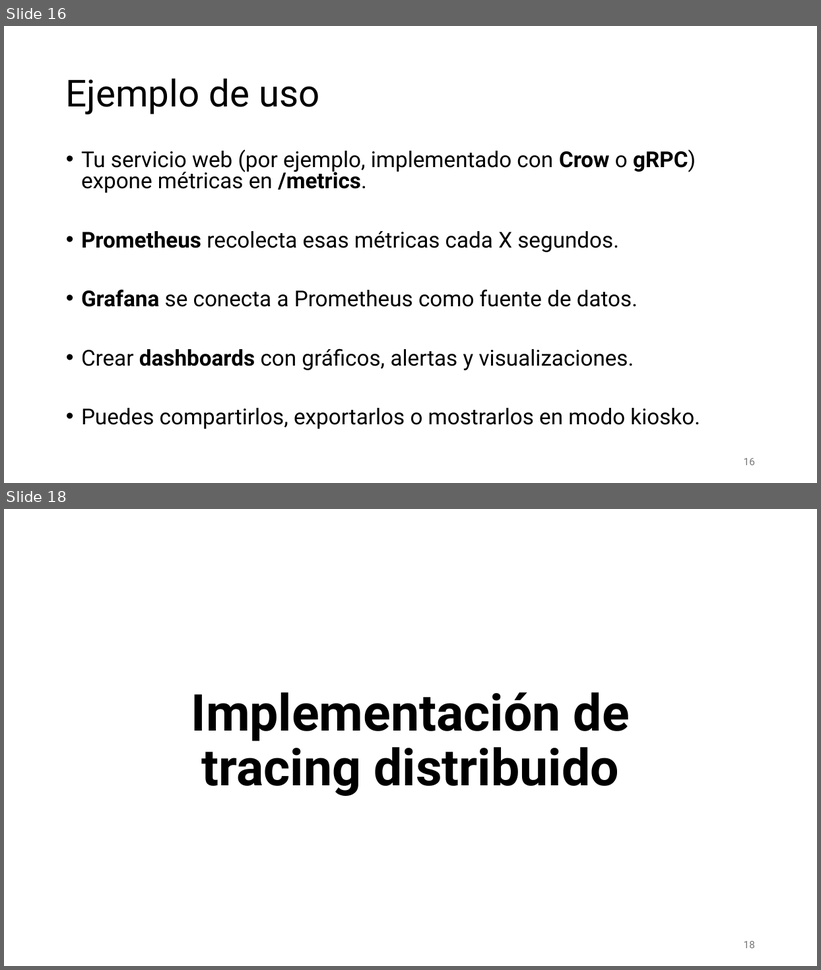
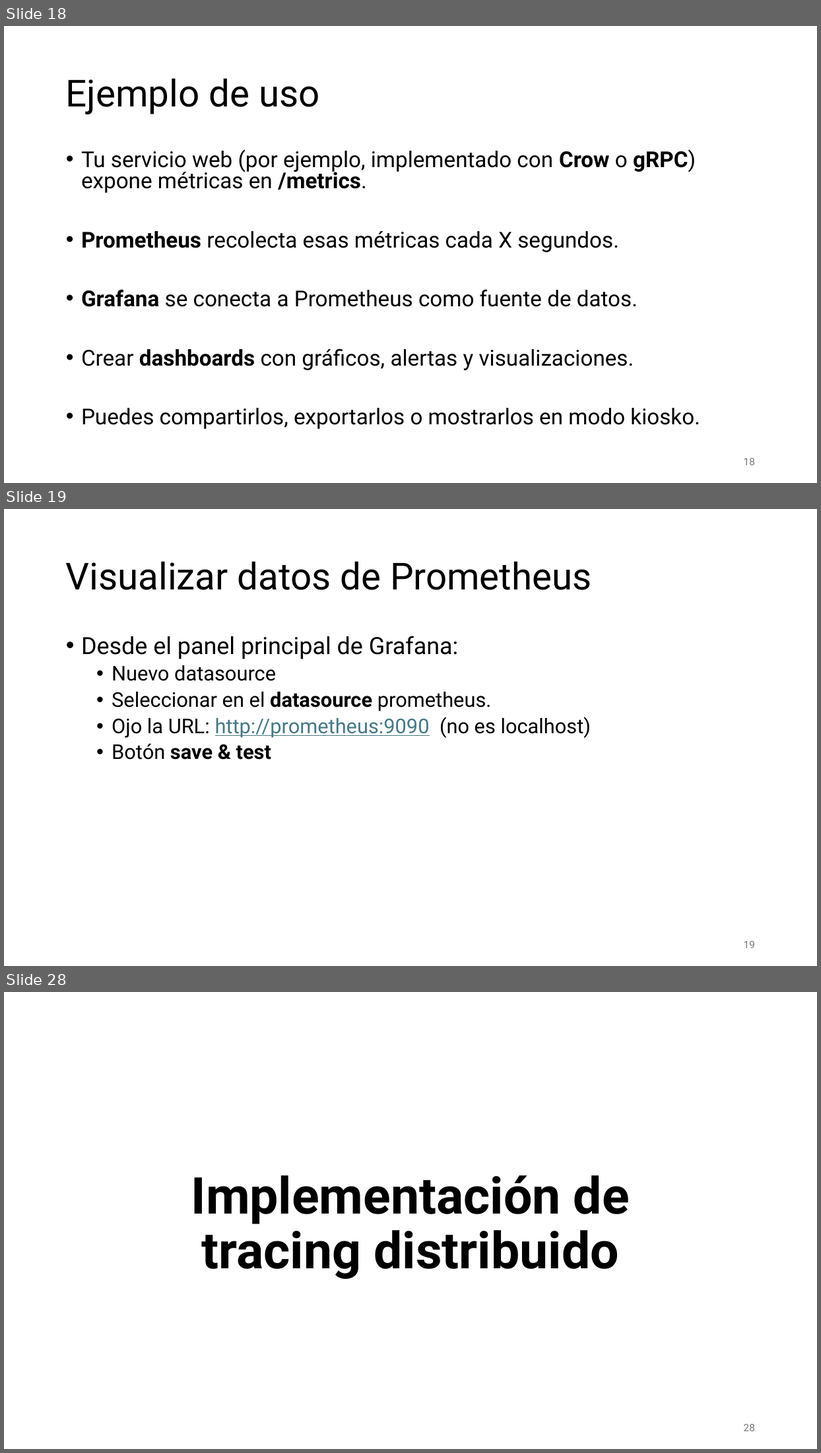
Before and after one commit to aldebarran22/CURSO_CPP_SERVICIOS_30H, a slide deck: doc/8_Monitorizacion_logging_microservicios.pptx. Shown one above the other, each under a label of ours: slides 16 and 18 before the commit, slides 18, 19 and 28 after it; the slides between them are not shown. The pictures are 821x970 and 821x1453 pixels, drawn with LibreOffice and Linux fonts; fonts in the diff are those of the drawing. Boxes give left, top, right and bottom in pixels: in the first picture for what was removed or moved away, otherwise in the second. Text is boxed around its words. In the diff, an @@ line names an element or a change of style, - is before the commit and + after.

```diff
--- a/doc/8_Monitorizacion_logging_microservicios.pptx
+++ b/doc/8_Monitorizacion_logging_microservicios.pptx
@@ slide 19 added at (x1=4, y1=509, x2=817, y2=966), background #FFFFFF @@
@@ title added at (x1=66, y1=561, x2=591, y2=590), 44 pt, text #000000 @@
+Visualizar datos de Prometheus
@@ text added at (x1=81, y1=636, x2=591, y2=760), 24 pt, text #000000 @@
+• Desde el panel principal de Grafana:
+  • Nuevo datasource
+  • Seleccionar en el datasource prometheus.
+  • Ojo la URL: http://prometheus:9090 (no es localhost)
+  • Botón save & test
@@ page number added at (x1=744, y1=941, x2=755, y2=949), 12 pt, text #797979 @@
+19
@@ what was slide 16 is now slide 18 @@
@@ page number at (x1=744, y1=458, x2=755, y2=466): text changed @@
-16
+18
@@ what was slide 18 is now slide 28 @@
@@ page number at (x1=744, y1=1424, x2=755, y2=1432): text changed @@
-18
+28
```
Also in this commit, not shown: 5 slides changed, 15 other slides added, 1 slide removed, 3 other files.
